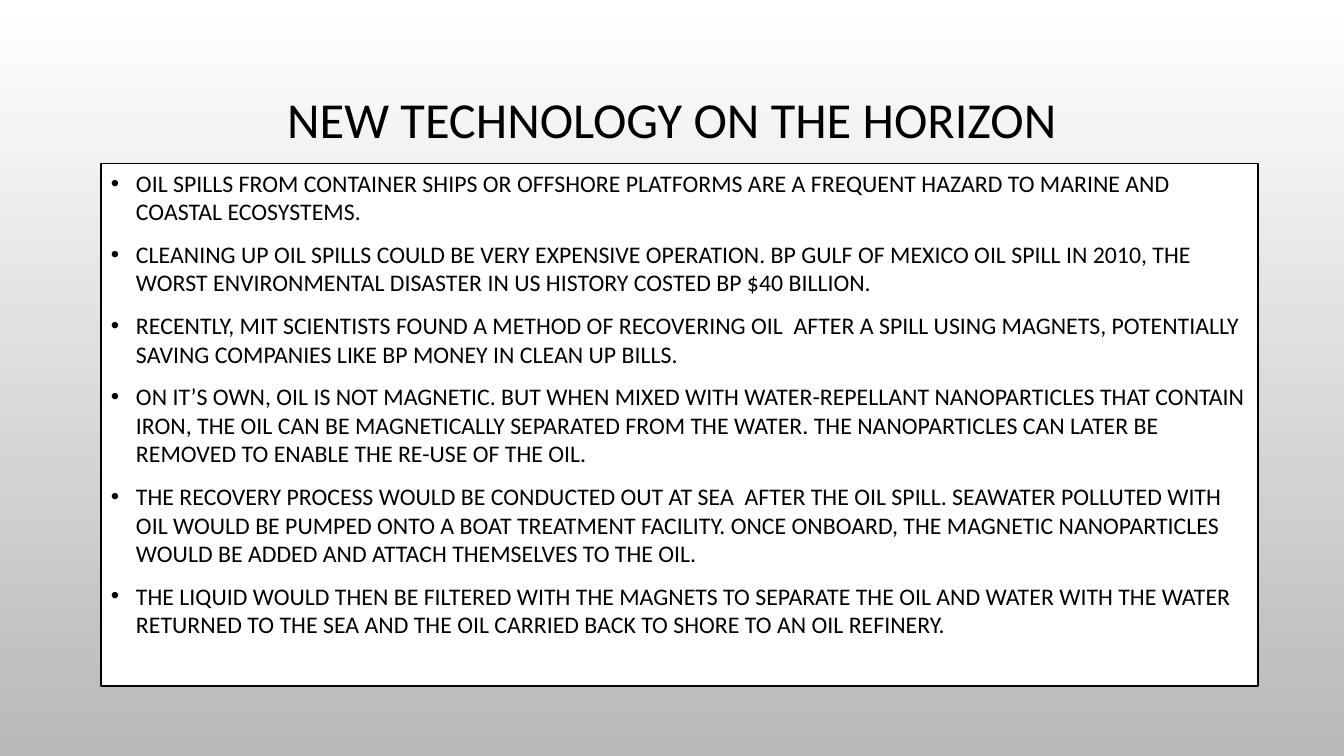
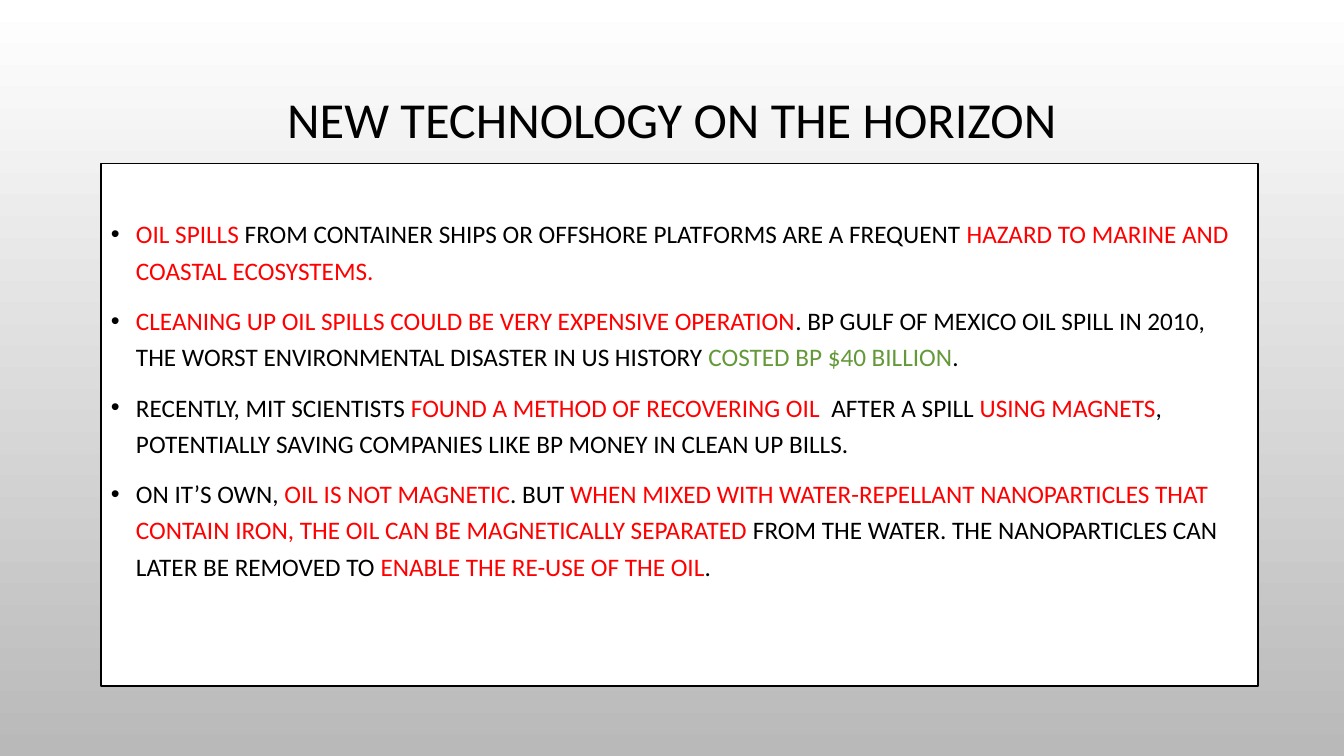
Before and after one commit to nycdatasci/bootcamp006_project, a slide deck: slide 9 of Project5-Capstone/AnneSong/SkyandSea.pptx (slide 8 before the commit). Drawn at 1344x756 pixels with LibreOffice and Linux fonts; fonts in the diff are those of the drawing; background and template pictures are left out. Boxes give left, top, right and bottom in pixels: in the first picture for what was removed or moved away, otherwise in the second. Text is boxed around its words. In the diff, an @@ line names an element or a change of style, - is before the commit and + after.

```diff
--- a/Project5-Capstone/AnneSong/SkyandSea.pptx
+++ b/Project5-Capstone/AnneSong/SkyandSea.pptx
@@ text "OIL SPILLS FROM CONTAINER SHIPS ..." at box(101, 163, 1258, 686): size 17 to 18 pt; text colour #000000 to #FF0000 in "OIL SPILLS HAZARD TO MARINE AND COASTAL ...", "CLEANING UP OIL SPILLS COULD BE VERY ...", "FOUND A METHOD OF RECOVERING OIL USING ...", "OIL IS NOT MAGNETIC. WHEN MIXED WITH ..."; text colour #000000 to #649939 in "COSTED BP $40 BILLION."; line spacing 1 to 1.2 @@
@@ text at box(136, 489, 1230, 633): paragraphs removed @@
-• THE RECOVERY PROCESS WOULD BE CONDUCTED OUT AT SEA AFTER THE OIL SPILL. SEAWATER POLLUTED WITH OIL WOULD BE PUMPED ONTO A BOAT TREATMENT FACILITY. ONCE ONBOARD, THE MAGNETIC NANOPARTICLES WOULD BE ADDED AND ATTACH THEMSELVES TO THE OIL.
-• THE LIQUID WOULD THEN BE FILTERED WITH THE MAGNETS TO SEPARATE THE OIL AND WATER WITH THE WATER RETURNED TO THE SEA AND THE OIL CARRIED BACK TO SHORE TO AN OIL REFINERY.
```
Also in this commit, not shown: 6 other slides changed, 3 slides added.
